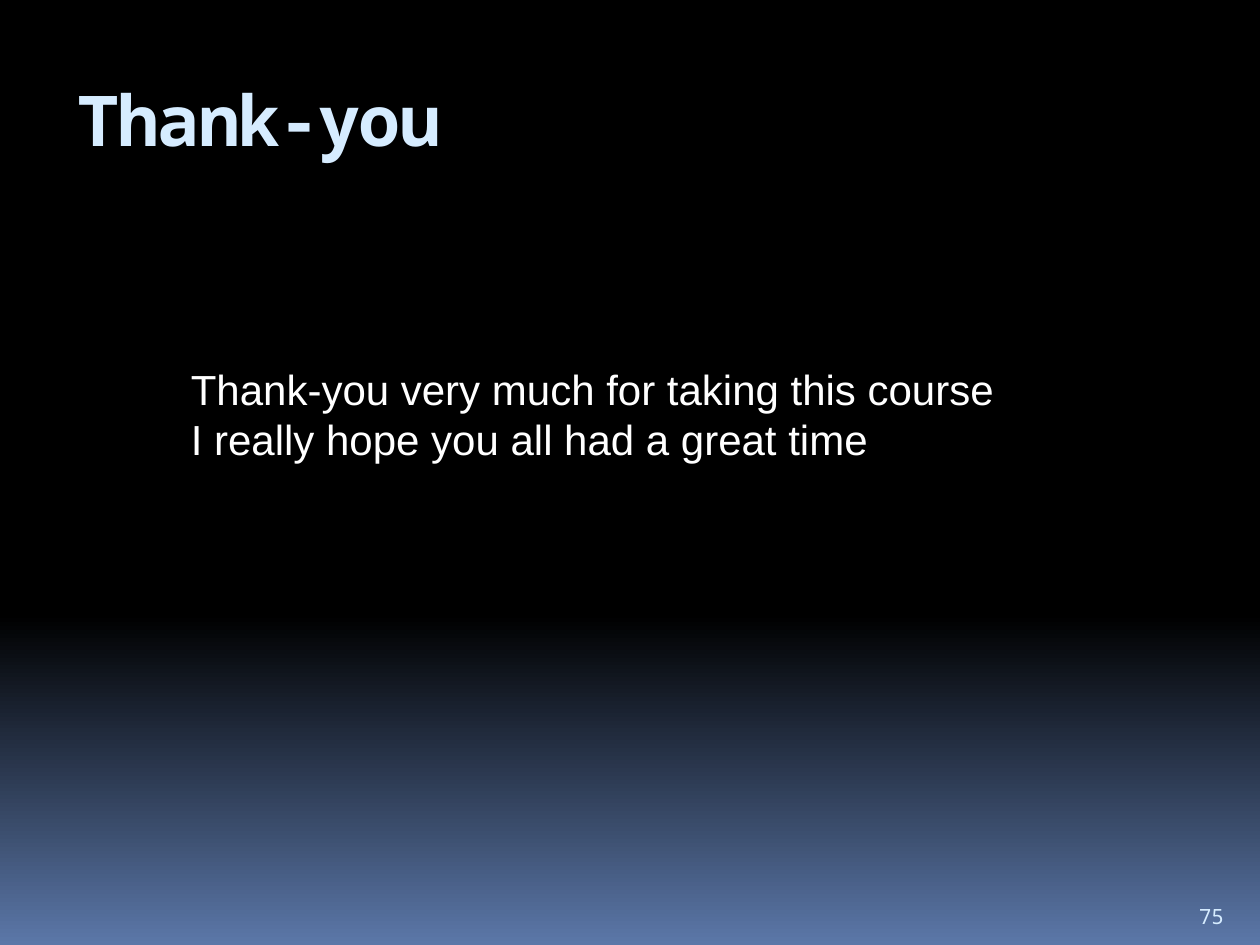
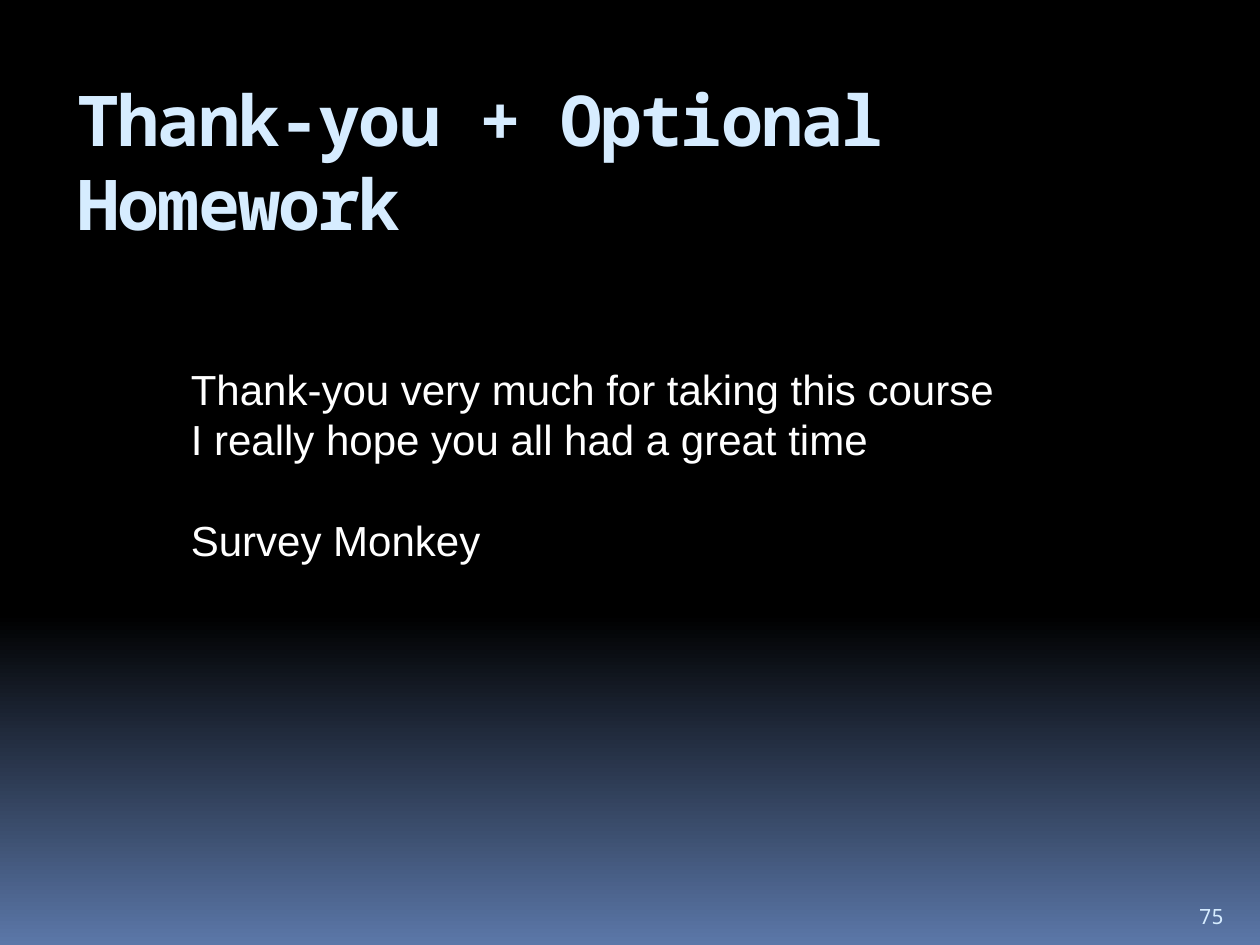
Before and after one commit to hchan/comp2613, a slide deck: slide 75 of coursePresentation.pptx. Drawn at 1260x945 pixels with LibreOffice and Linux fonts; fonts in the diff are those of the drawing. Boxes give left, top, right and bottom in pixels: in the first picture for what was removed or moved away, otherwise in the second. Text is boxed around its words. In the diff, an @@ line names an element or a change of style, - is before the commit and + after.

```diff
--- a/coursePresentation.pptx
+++ b/coursePresentation.pptx
@@ title at (x1=77, y1=91, x2=884, y2=231): text changed @@
-Thank-you
+Thank-you + Optional Homework
@@ text at (x1=191, y1=525, x2=480, y2=564): paragraph added @@
+Survey Monkey
```
Also in this commit, not shown: 1 other slide changed, 37 other files.
